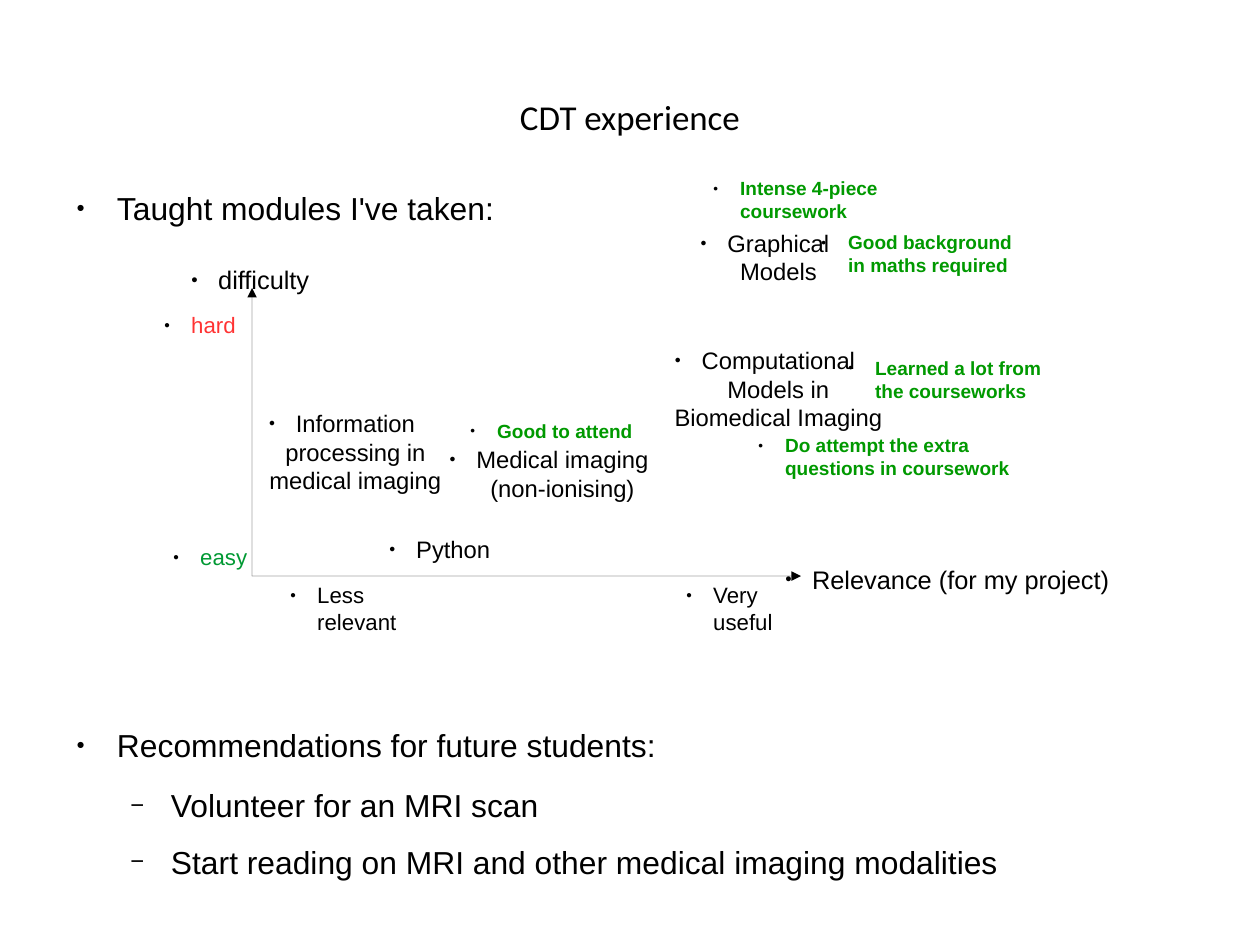
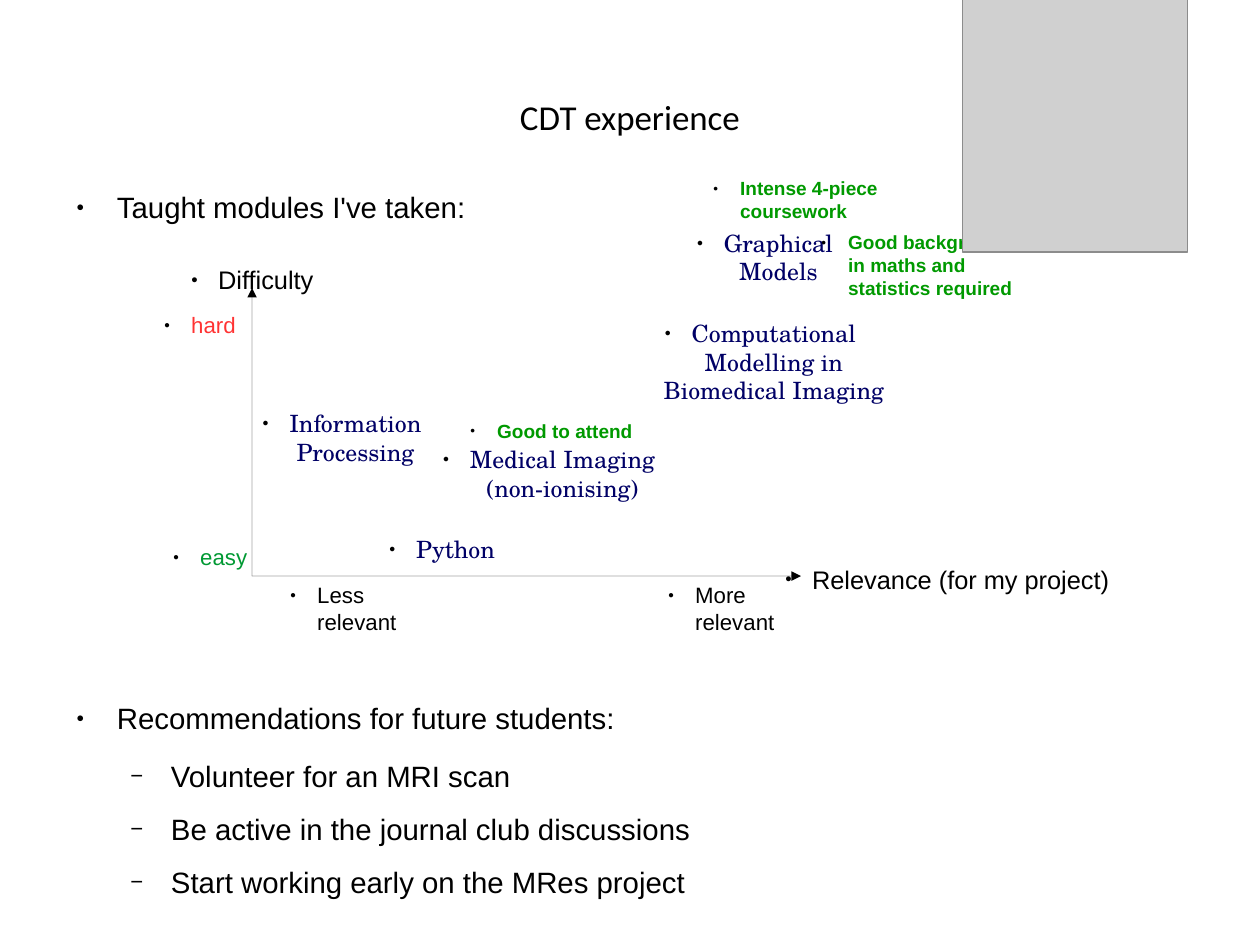
Before and after one commit to mrazvan22/mres_project, a slide deck: slide 2 of mres_poster/poster_pres.odp. Drawn at 1260x945 pixels with LibreOffice and Linux fonts; fonts in the diff are those of the drawing; grey boxes stand for pictures. Boxes give left, top, right and bottom in pixels: in the first picture for what was removed or moved away, otherwise in the second. Text is boxed around its words. In the diff, an @@ line names an element or a change of style, - is before the commit and + after.

Commit message:
more edits on presentation

```diff
--- a/mres_poster/poster_pres.odp
+++ b/mres_poster/poster_pres.odp
@@ picture added at [964,0,1189,253] @@
@@ text at [117,196,614,788]: size 20 to 18.5 pt in "Taught modules I've taken:", "Recommendations for future students:", "Volunteer for an MRI scan" @@
@@ text "Graphical Models" at [724,234,833,281]: font Arial to TeX Gyre Schola, text colour #000000 to #000066 @@
@@ text at [848,234,1012,299]: text changed @@
-  ● Good background in maths required
+  ● Good background in maths and statistics required
@@ text at [218,270,313,295]: text changed @@
-  ● difficulty
+  ● Difficulty
@@ text at [664,324,884,404]: text changed; font Arial to TeX Gyre Schola; text colour #000000 to #000066 @@
-  ● Computational Models in Biomedical Imaging
+  ● Computational Modelling in Biomedical Imaging
@@ text removed at [875,361,1041,399] @@
-  ● Learned a lot from the courseworks
@@ text at [289,414,421,466]: text changed; font Arial to TeX Gyre Schola; text colour #000000 to #000066 @@
-  ● Information processing in medical imaging
+  ● Information Processing
@@ text removed at [785,438,1009,479] @@
-  ● Do attempt the extra questions in coursework
@@ text at [470,450,655,502]: text changed; font Arial to TeX Gyre Schola; text colour #000000 to #000066 @@
-  ● Medical imaging (non-ionising)
+  ● Medical Imaging (non-ionising)
@@ text "Python" at [416,540,495,563]: font Arial to TeX Gyre Schola, text colour #000000 to #000066 @@
@@ text added at [695,587,774,631], 14 pt, text #000000 @@
+  ● More relevant
@@ text removed at [713,587,772,631] @@
-  ● Very useful
@@ text at [171,818,690,899]: text changed; size 20 to 18.5 pt @@
-  − Start reading on MRI and other medical imaging modalities
+  − Be active in the journal club discussions
+  − Start working early on the MRes project
```
Also in this commit, not shown: 1 other slide changed, 2 other files.
